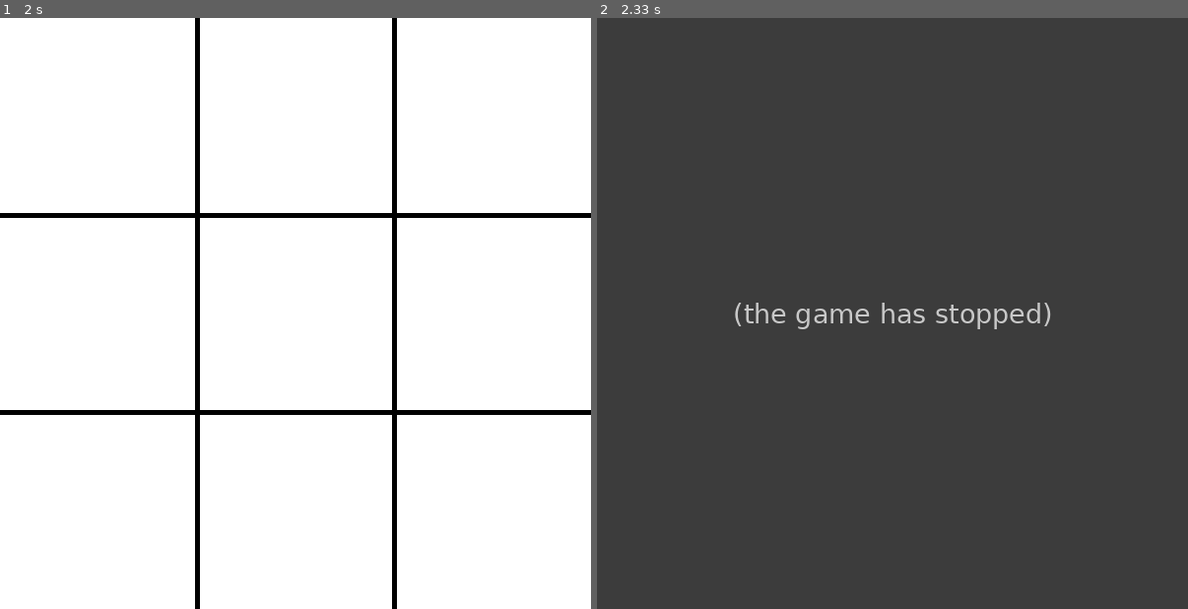
Above: before the commit, frames 1-2 (left to right).
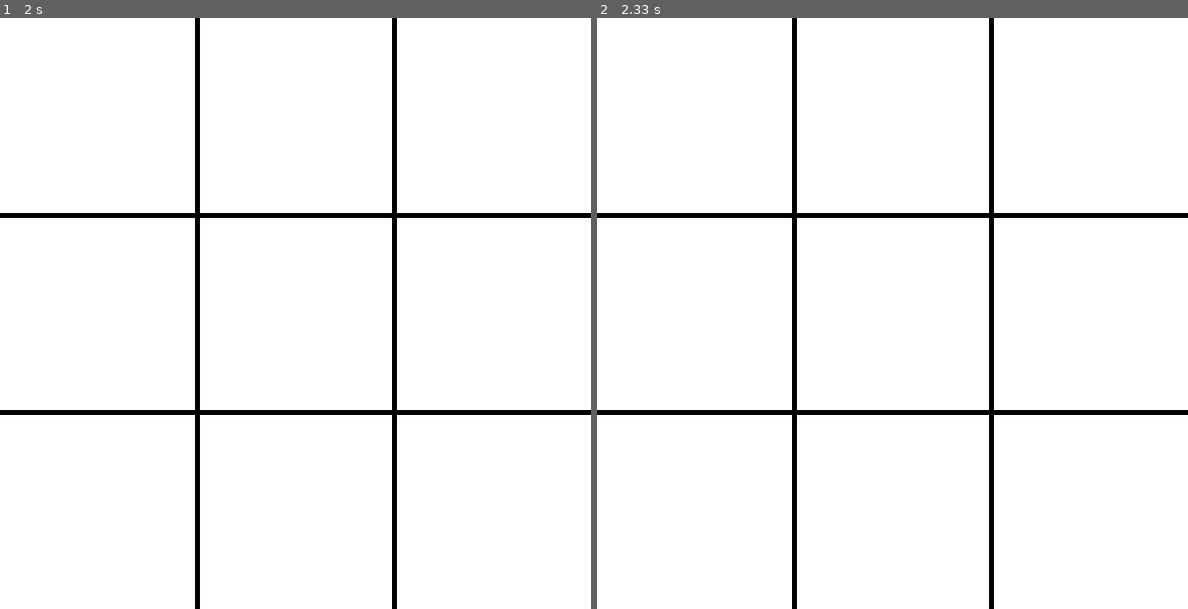
Above: after the commit, the same moments.

Repository: ParvinGhasemi/tictactoe
Game: pygame game, started from tictatctoe.py
Two runs of this game, one before a commit and one after it. Both use one fixed random seed, a clock stepped at 60 frames per second and the inputs below.
Inputs (mouse positions are in pixels of both pictures, inside the frame that each line leads up to):
- Up to frame 1 (2 s): click (508, 520) at 1.88 s
- Up to frame 2 (2.33 s): click (904, 112) at 2.22 s

Frame 1 is identical in both runs. In frame 2, 100% of the frame differs, in the area x 0-100%, y 0-100%.
Before the commit the program exited at 2 s; later frames show no game.

Commit message:
pygame event listeners for mouse clicks: implemented.

Diff:
--- a/tictatctoe.py
+++ b/tictatctoe.py
@@ -1,5 +1,6 @@
 import numpy as np
 import pygame
+import math
 
 ROWS = 3
 COLUMNS = 3
@@ -68,28 +69,35 @@
 pygame.display.update()
 pygame.time.wait(2000)
 
-# while not game_over:
-#     if turn % 2 == 0:
-#         # Player 1
-#         row = int(input("Player 1: Enter the row number (0-2) :"))
-#         column = int(input("Player 1: Enter the column number (0-2) :"))
-#         if is_valid_mark(row, column):
-#             mark(row, column, 1)
-#             if is_this_a_winnig_move(1):
-#                 game_over = True
-#         else:
-#             turn -= 1
-#     else:
-#         # Player 2
-#         row = int(input("Player 2: Enter the row number (0-2) :"))
-#         column = int(input("Player 2: Enter the column number (0-2) :"))
-#         if is_valid_mark(row, column):
-#             mark(row, column, 2)
-#             if is_this_a_winnig_move(2):
-#                 game_over = True
-#         else:
-#             turn -= 1
-#     turn += 1
-#     print(board)
-#     if game_over == True:
-#         print("Game Over")
+
+while not game_over:
+    for event in pygame.event.get():
+        if event.type == pygame.QUIT:
+            pygame.quit()
+        if event.type == pygame.MOUSEBUTTONDOWN:
+            print(event.pos)
+
+            if turn % 2 == 0:
+                # Player 1
+                row = math.floor(event.pos[1]/200)
+                column = math.floor(event.pos[0]/200)
+                if is_valid_mark(row, column):
+                    mark(row, column, 1)
+                    if is_this_a_winnig_move(1):
+                        game_over = True
+                else:
+                    turn -= 1
+            else:
+                # Player 2
+                row = math.floor(event.pos[1]/200)
+                column = math.floor(event.pos[0]/200)
+                if is_valid_mark(row, column):
+                    mark(row, column, 2)
+                    if is_this_a_winnig_move(2):
+                        game_over = True
+                else:
+                    turn -= 1
+            turn += 1
+            print(board)
+            if game_over == True:
+                print("Game Over")
--- /dev/null
+++ b/tictatctoe_using_terminal.py
@@ -0,0 +1,72 @@
+import numpy as np
+
+ROWS = 3
+COLUMNS = 3
+
+def mark(row, column, player):
+    board[row][column] = player
+
+
+def is_valid_mark(row, column):
+    return board[row][column] == 0
+
+
+def is_this_a_winnig_move(player):
+    if player == 1:
+        message = "Player 1 Won The Game!"
+    else:
+        message = "Player 2 Won The Game!"
+
+    for r in range(ROWS):
+        if board[r][0] == player and board[r][1] == player and board[r][2] == player:
+            print(message)
+            return True
+    for c in range(COLUMNS):
+        if board[0][c] == player and board[1][c] == player and board[2][c] == player:
+            print(message)
+            return True
+    if board[0][0] == player and board[1][1] == player and board[2][2] == player:
+        print(message)
+        return True
+    if board[0][2] == player and board[1][1] == player and board[2][0] == player:
+        print(message)
+        return True
+
+
+def is_board_full():
+    for c in range(COLUMNS):
+        for r in range(ROWS):
+            if board[r][c] == 0:
+                return False
+    return True
+
+board = np.zeros((ROWS,COLUMNS))
+
+game_over = False
+turn = 0
+
+while not game_over:
+    if turn % 2 == 0:
+        # Player 1
+        row = int(input("Player 1: Enter the row number (0-2) :"))
+        column = int(input("Player 1: Enter the column number (0-2) :"))
+        if is_valid_mark(row, column):
+            mark(row, column, 1)
+            if is_this_a_winnig_move(1):
+                game_over = True
+        else:
+            turn -= 1
+    else:
+        # Player 2
+        row = int(input("Player 2: Enter the row number (0-2) :"))
+        column = int(input("Player 2: Enter the column number (0-2) :"))
+        if is_valid_mark(row, column):
+            mark(row, column, 2)
+            if is_this_a_winnig_move(2):
+                game_over = True
+        else:
+            turn -= 1
+    turn += 1
+    print(board)
+    if game_over == True:
+        print("Game Over")
